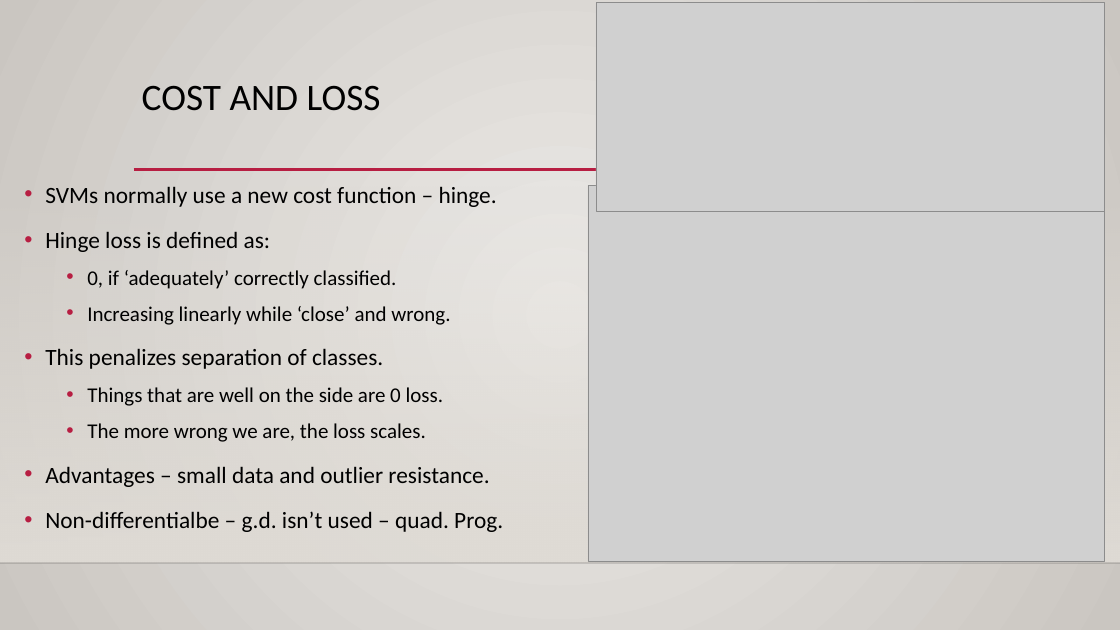
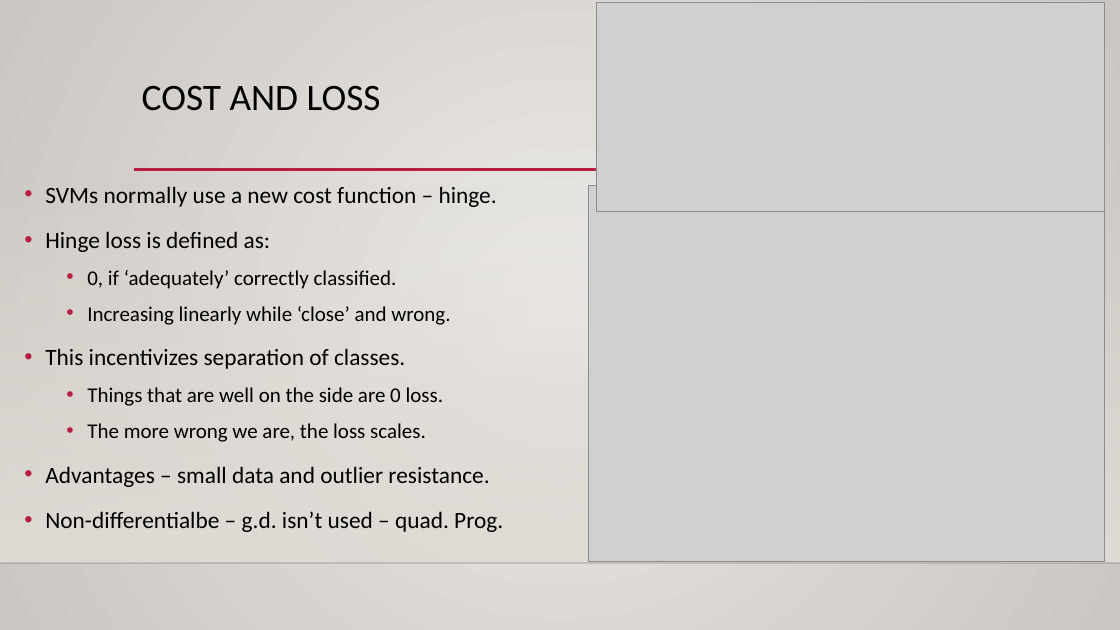
Before and after one commit to glennybarnes/Intro_to_Machine_Learning_Students, a slide deck: slide 12 of reference_content/Slides/010_SVM_class.pptx (slide 6 before the commit). Drawn at 1120x630 pixels with LibreOffice and Linux fonts; fonts in the diff are those of the drawing; grey boxes stand for pictures; background and template pictures are left out. Boxes give left, top, right and bottom in pixels: in the first picture for what was removed or moved away, otherwise in the second. Text is boxed around its words. In the diff, an @@ line names an element or a change of style, - is before the commit and + after.

```diff
--- a/reference_content/Slides/010_SVM_class.pptx
+++ b/reference_content/Slides/010_SVM_class.pptx
@@ text at (45, 348, 405, 369): text changed @@
-• This penalizes separation of classes.
+• This incentivizes separation of classes.
```
Also in this commit, not shown: 6 other slides changed, 11 slides added, 5 other files.
